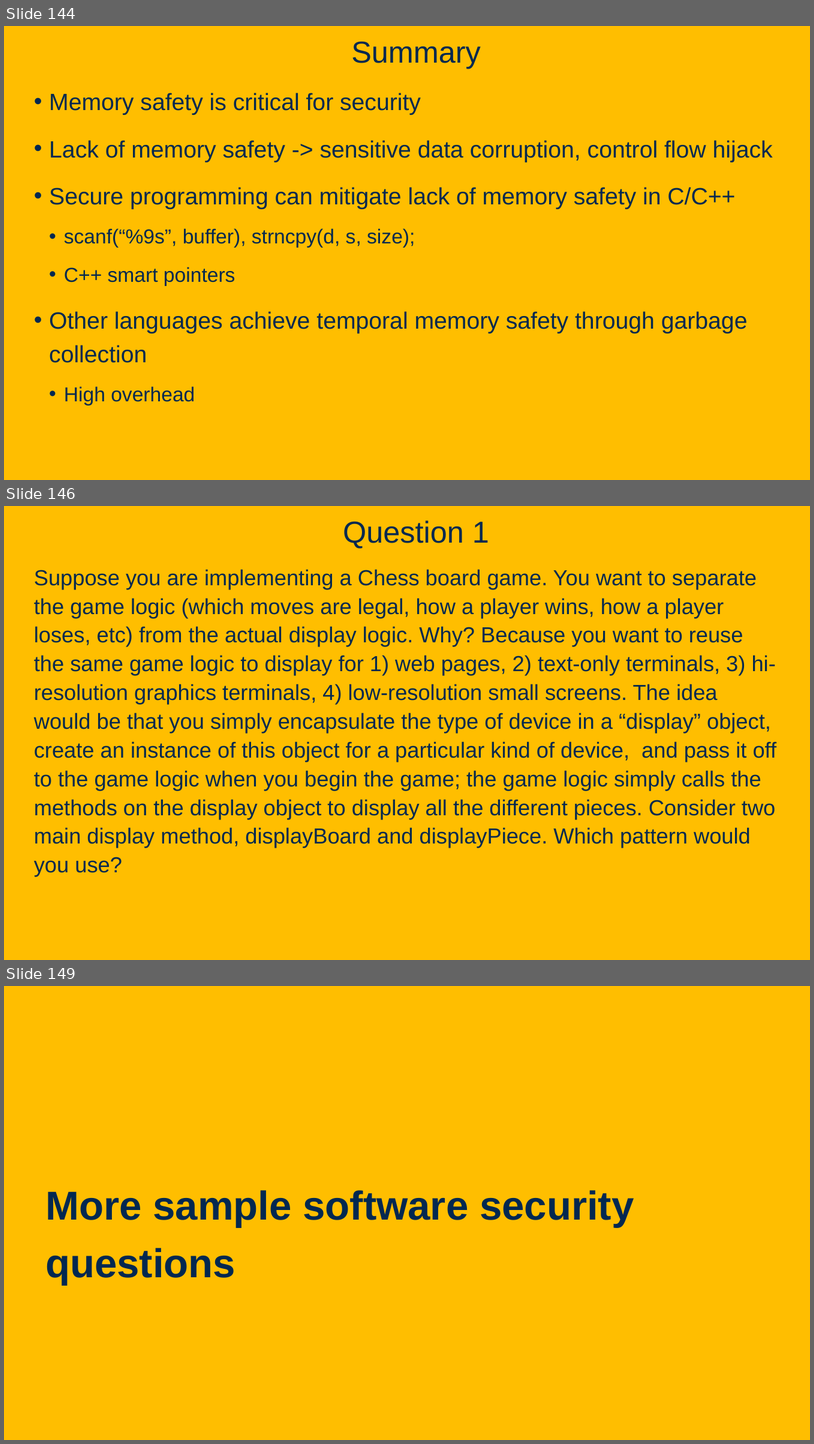
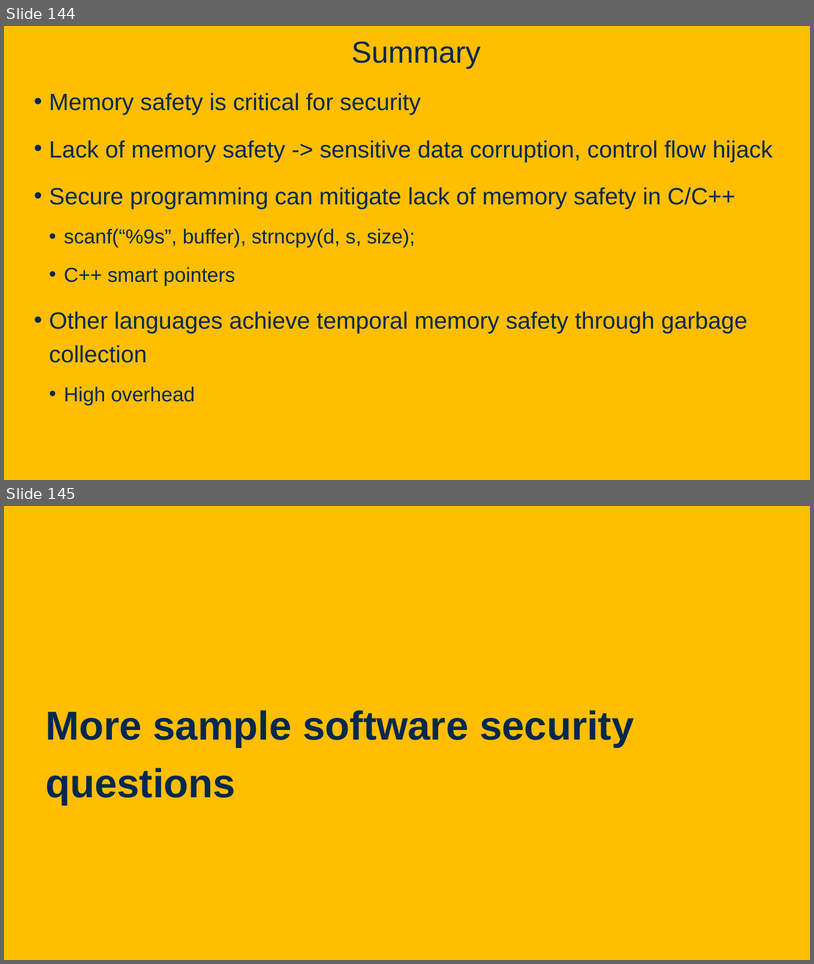
Before and after one commit to davsec-teaching/ecs160-f25, a slide deck: slides/9_software_security.pptx. Shown one above the other, each under a label of ours: slides 144, 146 and 149 before the commit, slides 144 and 145 after it; the slides between them are not shown. The pictures are 814x1444 and 814x964 pixels, drawn with LibreOffice and Linux fonts; fonts in the diff are those of the drawing; background and template pictures are left out. Boxes give left, top, right and bottom in pixels: in the first picture for what was removed or moved away, otherwise in the second. Text is boxed around its words. In the diff, an @@ line names an element or a change of style, - is before the commit and + after.

Commit message:
updates to security and design pattern slides

```diff
--- a/slides/9_software_security.pptx
+++ b/slides/9_software_security.pptx
@@ slide 146 removed at (x1=4, y1=506, x2=810, y2=960), background picture (left out) @@
@@ title removed at (x1=343, y1=520, x2=489, y2=549) @@
-Question 1
@@ text removed at (x1=34, y1=569, x2=777, y2=876) @@
-Suppose you are implementing a Chess board game. You want to separate the game logic (which moves are legal, how a player wins, how a player loses, etc) from the actual display logic. Why? Because you want to reuse the same game logic to display for 1) web pages, 2) text-only terminals, 3) hi-resolution graphics terminals, 4) low-resolution small screens. The idea would be that you simply encapsulate the type of device in a “display” object, create an instance of this object for a particular kind of device, and pass it off to the game logic when you begin the game; the game logic simply calls the methods on the display object to display all the different pieces. Consider two main display method, displayBoard and displayPiece. Which pattern would you use?
@@ what was slide 149 is now slide 145 @@
```
Also in this commit, not shown: 1 slide changed, 3 other slides removed, 1 other file.
